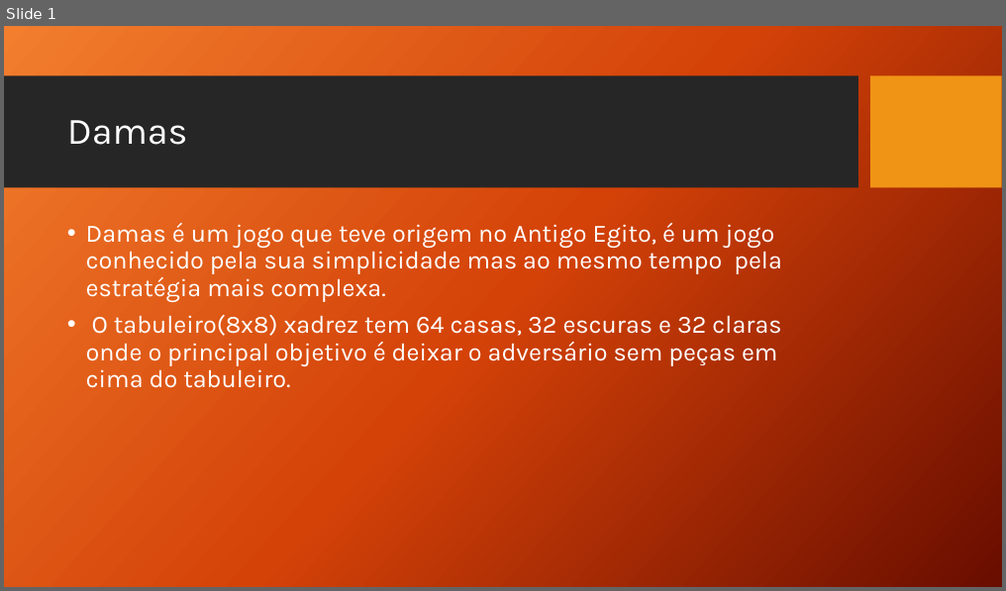
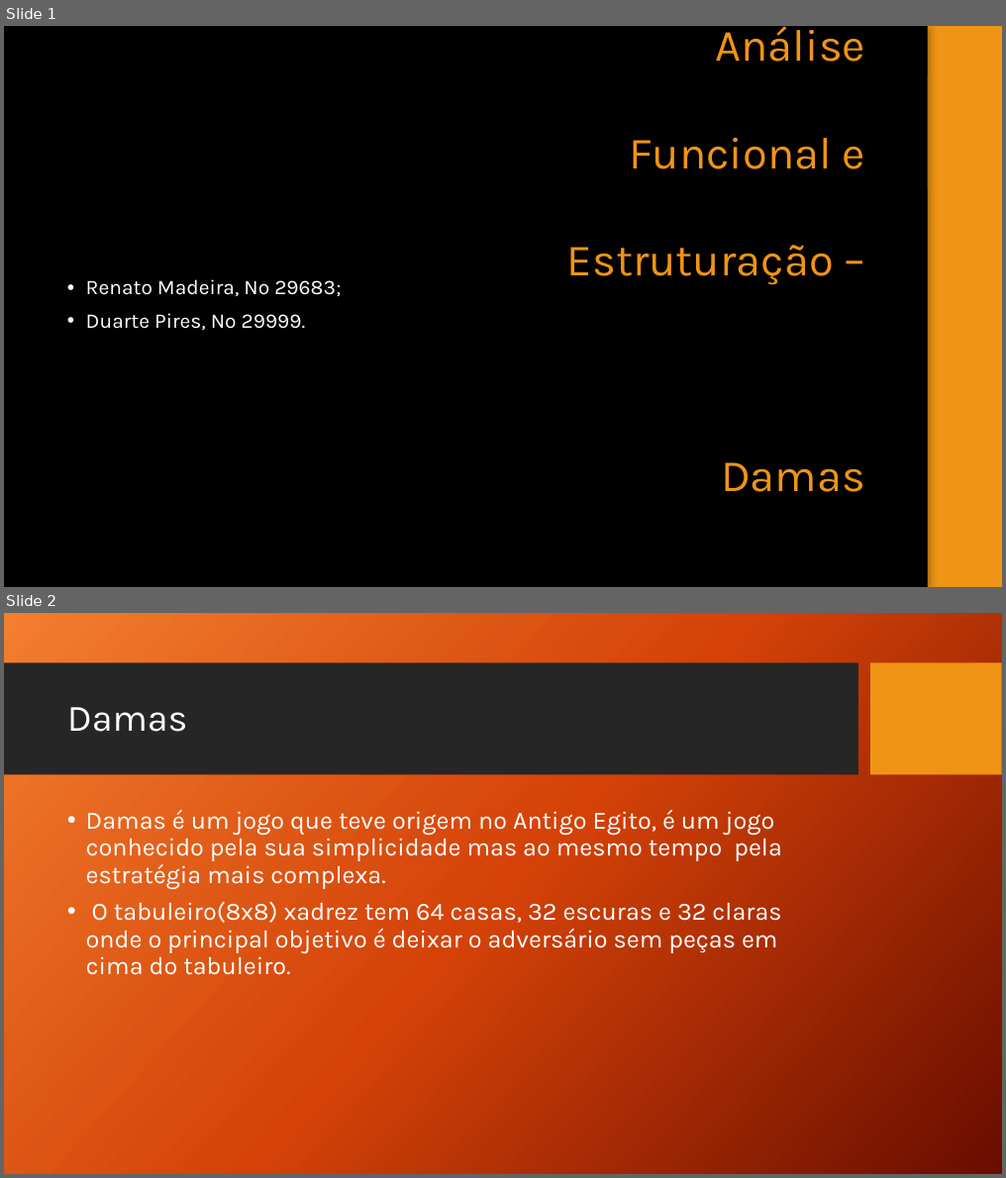
Before and after one commit to wolfmanPires/LDP, a slide deck: Damas.pptx. Shown one above the other, each under a label of ours: slide 1 before the commit, slides 1 and 2 after it. The pictures are 1006x591 and 1006x1178 pixels, drawn with LibreOffice and Linux fonts; fonts in the diff are those of the drawing; background and template pictures are left out. Boxes give left, top, right and bottom in pixels: in the first picture for what was removed or moved away, otherwise in the second. Text is boxed around its words. In the diff, an @@ line names an element or a change of style, - is before the commit and + after.

```diff
--- a/Damas.pptx
+++ b/Damas.pptx
@@ slide 1 added at box(4, 26, 1002, 587), background picture (left out); not listed: 2 template elements that a slide beside it also shows @@
@@ rectangle added at box(4, 26, 928, 587), fill #000000 @@
@@ title added at box(567, 26, 865, 492), 43.2 pt, text #F09415 @@
+Análise Funcional e Estruturação –
+Damas
@@ rectangle added at box(928, 26, 1002, 587), fill #F09415 @@
@@ text added at box(86, 279, 341, 330), 20 pt, text #FFFFFF @@
+• Renato Madeira, Nº 29683;
+• Duarte Pires, Nº 29999.
@@ what was slide 1 is now slide 2 @@
```
Also in this commit, not shown: 4 slides changed, 2 other slides added.
